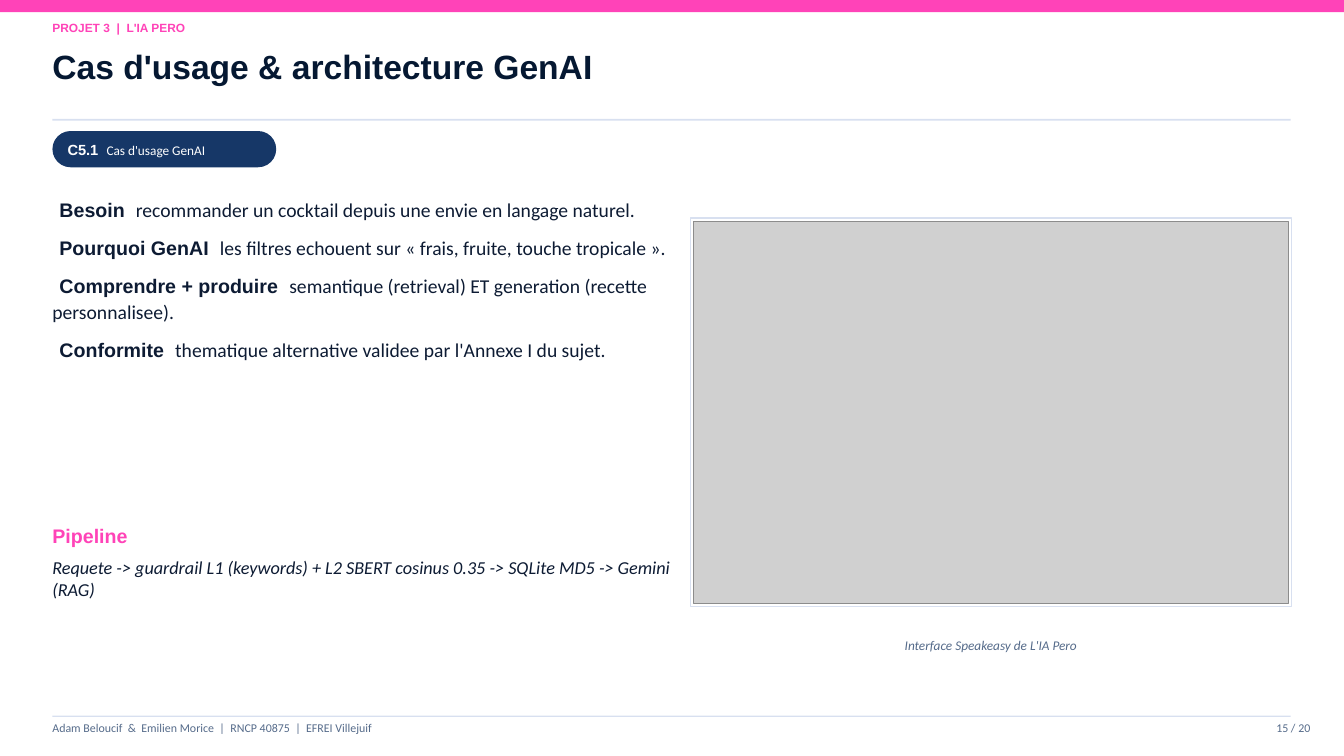
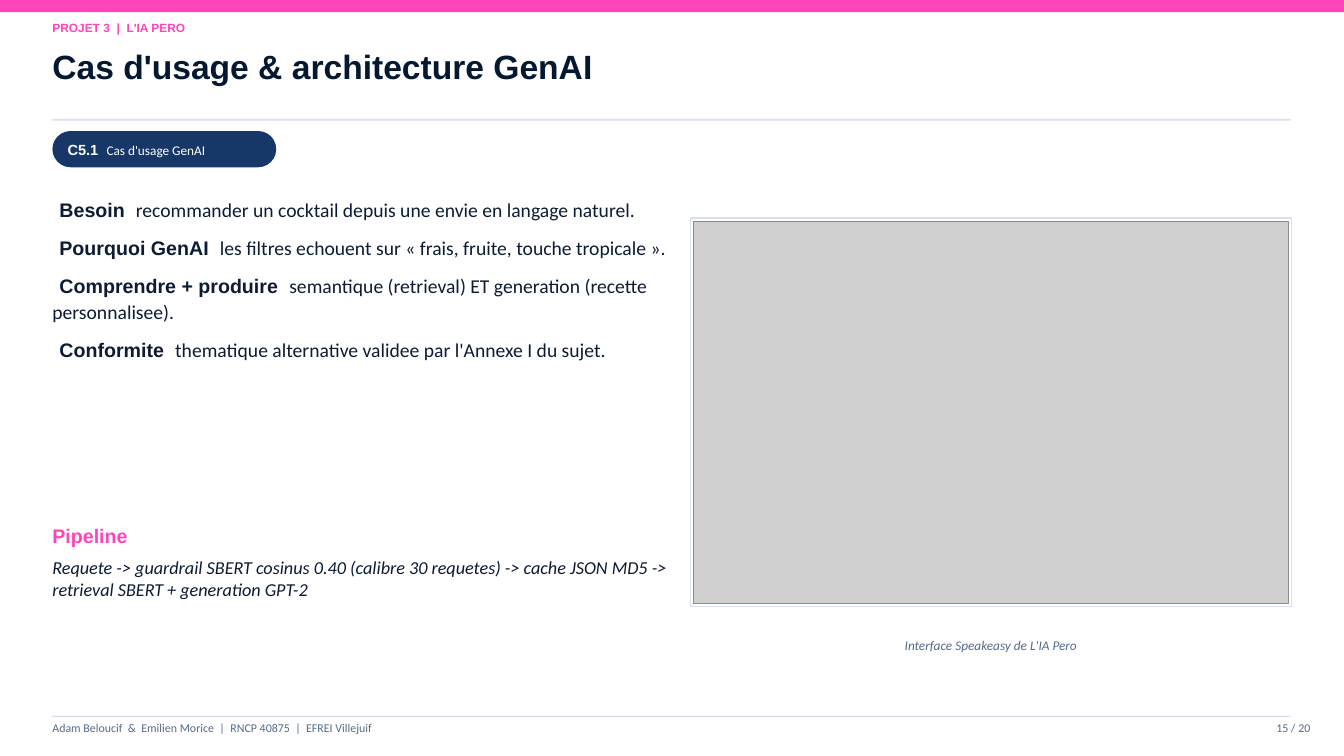
Before and after one commit to Adam-Blf/Soutenance-M1, a slide deck: slide 15 of Soutenance_Bloc1-2_Adam_Emilien.pptx. Drawn at 1344x756 pixels with LibreOffice and Linux fonts; fonts in the diff are those of the drawing; grey boxes stand for pictures. Boxes give left, top, right and bottom in pixels: in the first picture for what was removed or moved away, otherwise in the second. Text is boxed around its words. In the diff, an @@ line names an element or a change of style, - is before the commit and + after.

```diff
--- a/Soutenance_Bloc1-2_Adam_Emilien.pptx
+++ b/Soutenance_Bloc1-2_Adam_Emilien.pptx
@@ text at [52,561,648,599]: text changed @@
-Requete -> guardrail L1 (keywords) + L2 SBERT cosinus 0.35 -> SQLite MD5 -> Gemini (RAG)
+Requete -> guardrail SBERT cosinus 0.40 (calibre 30 requetes) -> cache JSON MD5 -> retrieval SBERT + generation GPT-2
```
Also in this commit, not shown: 5 other slides changed, 1 other file.
